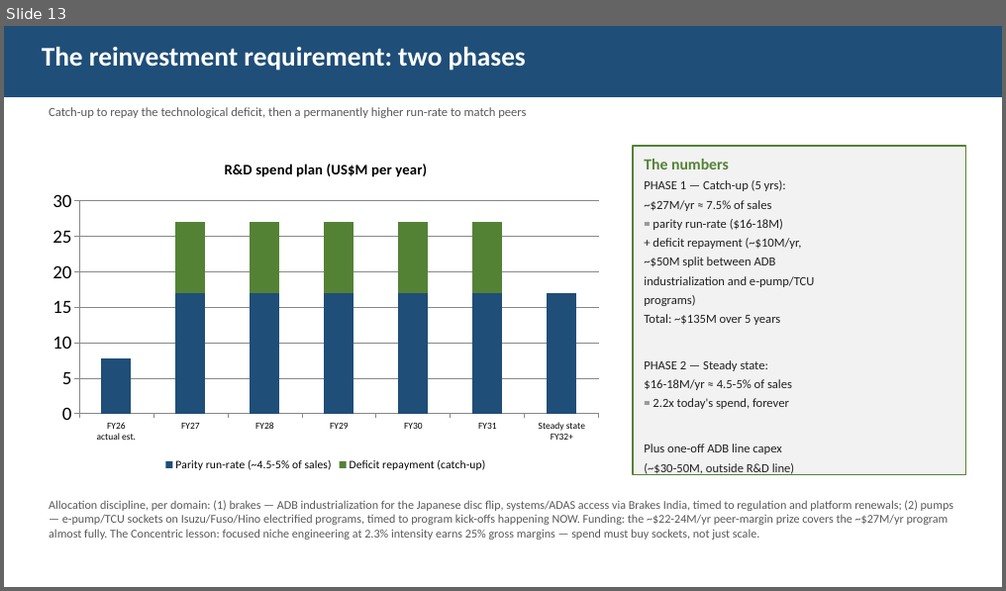
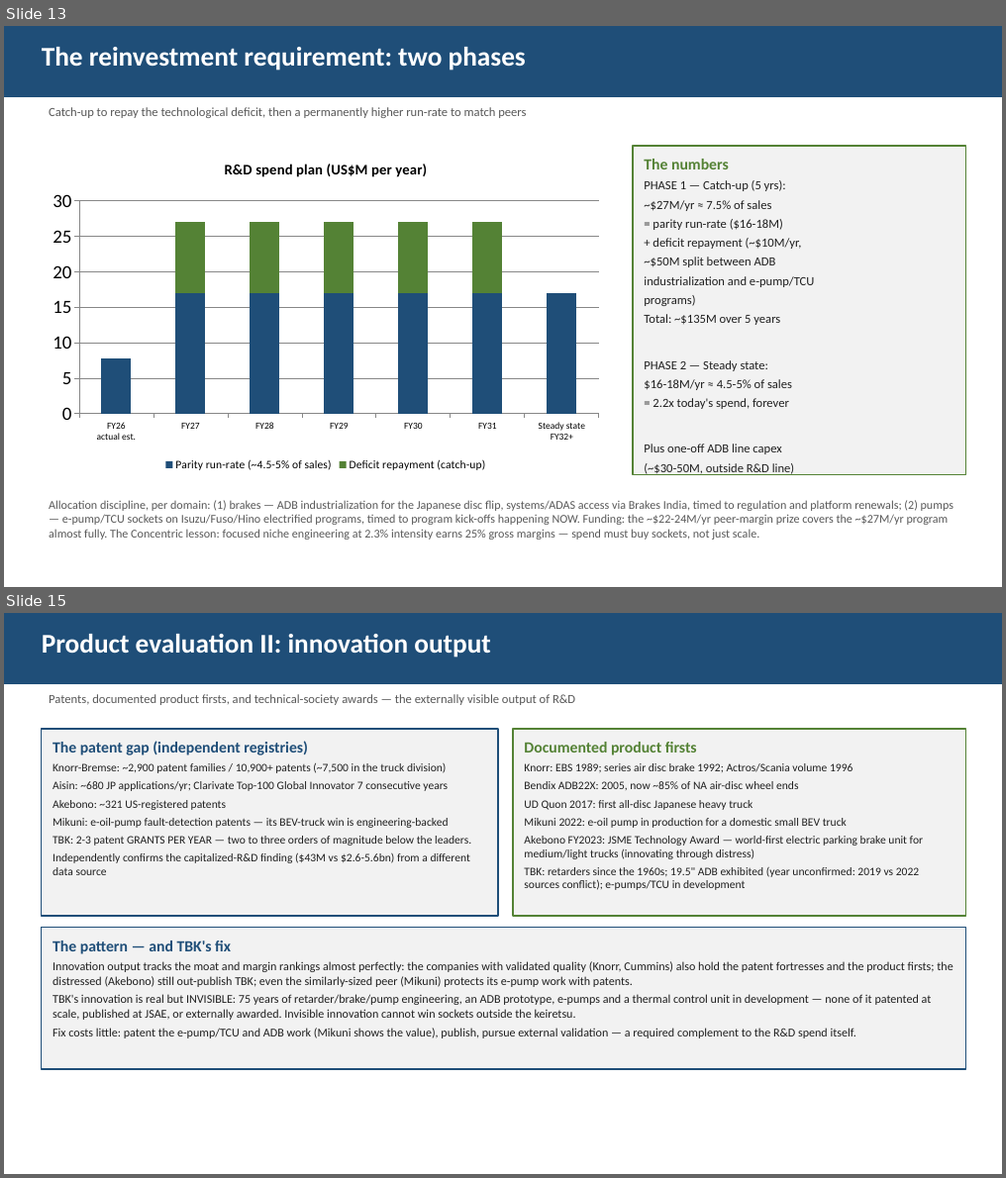
Before and after one commit to charette-lab/Claude, a slide deck: TBK_rd_gap_slides.pptx. Shown one above the other, each under a label of ours: slide 13 before the commit, slides 13 and 15 after it; the slides between them are not shown. The pictures are 1006x591 and 1006x1178 pixels, drawn with LibreOffice and Linux fonts; fonts in the diff are those of the drawing. Boxes give left, top, right and bottom in pixels: in the first picture for what was removed or moved away, otherwise in the second. Text is boxed around its words. In the diff, an @@ line names an element or a change of style, - is before the commit and + after.

```diff
--- a/TBK_rd_gap_slides.pptx
+++ b/TBK_rd_gap_slides.pptx
@@ slide 15 added at <box>4,613,1002,1174</box>, background #FFFFFF @@
@@ rectangle added at <box>4,613,1002,684</box>, fill #1F4E78, 26 pt, text #FFFFFF, bold @@
+Product evaluation II: innovation output
@@ text added at <box>49,694,575,705</box>, 12 pt, text #595959 @@
+Patents, documented product firsts, and technical-society awards — the externally visible output of R&D
@@ rectangle added at <box>42,729,498,916</box>, fill #F2F2F2, outline #1F4E78 1.25 pt, 11 pt, text #202020 @@
+The patent gap (independent registries)
+Knorr-Bremse: ~2,900 patent families / 10,900+ patents (~7,500 in the truck division)
+Aisin: ~680 JP applications/yr; Clarivate Top-100 Global Innovator 7 consecutive years
+Akebono: ~321 US-registered patents
+Mikuni: e-oil-pump fault-detection patents — its BEV-truck win is engineering-backed
+TBK: 2-3 patent GRANTS PER YEAR — two to three orders of magnitude below the leaders.
+Independently confirms the capitalized-R&D finding ($43M vs $2.6-5.6bn) from a different data source
@@ rectangle added at <box>513,729,966,916</box>, fill #F2F2F2, outline #548235 1.25 pt, 11 pt, text #202020 @@
+Documented product firsts
+Knorr: EBS 1989; series air disc brake 1992; Actros/Scania volume 1996
+Bendix ADB22X: 2005, now ~85% of NA air-disc wheel ends
+UD Quon 2017: first all-disc Japanese heavy truck
+Mikuni 2022: e-oil pump in production for a domestic small BEV truck
+Akebono FY2023: JSME Technology Award — world-first electric parking brake unit for medium/light trucks (innovating through distress)
+TBK: retarders since the 1960s; 19.5" ADB exhibited (year unconfirmed: 2019 vs 2022 sources conflict); e-pumps/TCU in development
@@ rectangle added at <box>42,928,966,1069</box>, fill #F2F2F2, outline #1F4E78 1.25 pt, 11.5 pt, text #202020 @@
+The pattern — and TBK's fix
+Innovation output tracks the moat and margin rankings almost perfectly: the companies with validated quality (Knorr, Cummins) also hold the patent fortresses and the product firsts; the distressed (Akebono) still out-publish TBK; even the similarly-sized peer (Mikuni) protects its e-pump work with patents.
+TBK's innovation is real but INVISIBLE: 75 years of retarder/brake/pump engineering, an ADB prototype, e-pumps and a thermal control unit in development — none of it patented at scale, published at JSAE, or externally awarded. Invisible innovation cannot win sockets outside the keiretsu.
+Fix costs little: patent the e-pump/TCU and ADB work (Mikuni shows the value), publish, pursue external validation — a required complement to the R&D spend itself.
```
Also in this commit, not shown: 4 other slides added, 1 other file.
